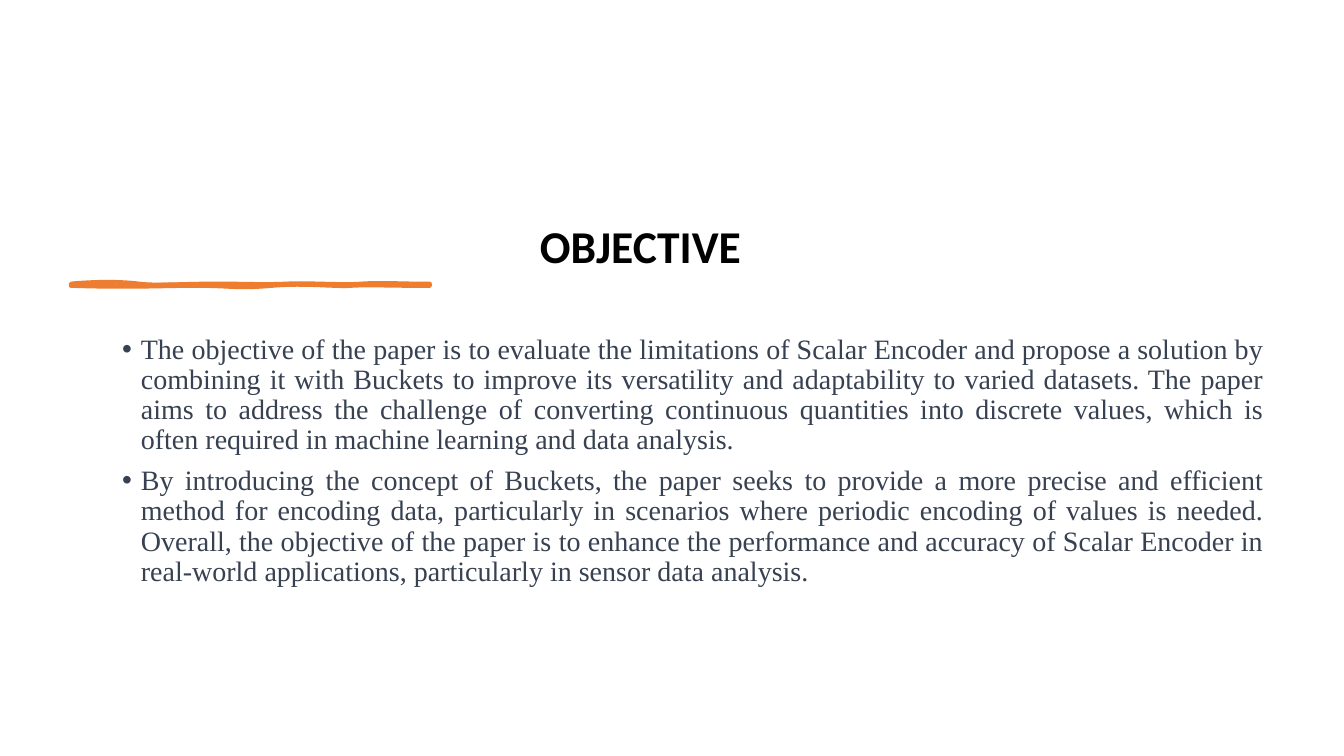
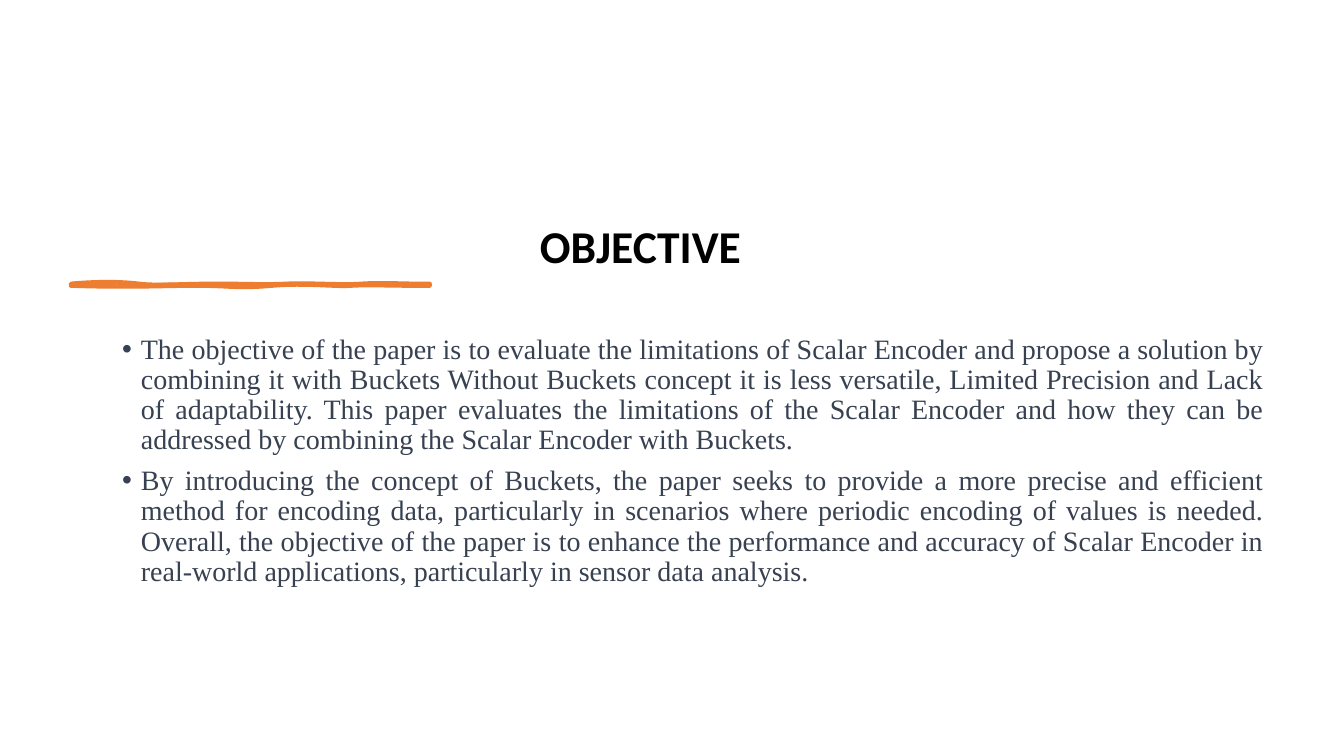
Before and after one commit to sahithkumar1999/neocortexapi, a slide deck: slide 2 of source/NeoCortexApi/Documents/Group Presentation[ScalarEncoder with Buckets].pptx. Drawn at 1344x756 pixels with LibreOffice and Linux fonts; fonts in the diff are those of the drawing. Boxes give left, top, right and bottom in pixels: in the first picture for what was removed or moved away, otherwise in the second. Text is boxed around its words. In the diff, an @@ line names an element or a change of style, - is before the commit and + after.

```diff
--- a/source/NeoCortexApi/Documents/Group Presentation[ScalarEncoder with Buckets].pptx
+++ b/source/NeoCortexApi/Documents/Group Presentation[ScalarEncoder with Buckets].pptx
@@ text at (141, 339, 1263, 455): text changed @@
-• The objective of the paper is to evaluate the limitations of Scalar Encoder and propose a solution by combining it with Buckets to improve its versatility and adaptability to varied datasets. The paper aims to address the challenge of converting continuous quantities into discrete values, which is often required in machine learning and data analysis.
+• The objective of the paper is to evaluate the limitations of Scalar Encoder and propose a solution by combining it with Buckets Without Buckets concept it is less versatile, Limited Precision and Lack of adaptability. This paper evaluates the limitations of the Scalar Encoder and how they can be addressed by combining the Scalar Encoder with Buckets.
```
Also in this commit, not shown: 7 other slides changed, 1 slide removed, 2 other files.
